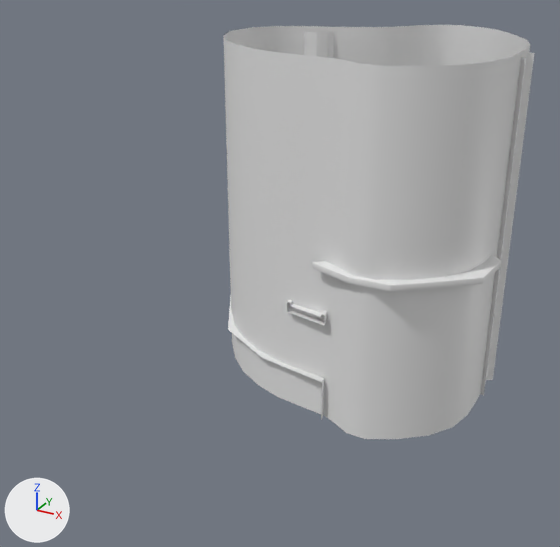
Two versions of the FBX model Assets/Models/enviro.fbx, one commit apart.
Rendered twice from a 50 mm camera at (10.9, -34.9, 20.3) aimed at (-4.5, -6.9, 6.4). The lights are fixed; the arrows at lower left show +X, +Y and +Z. Where no turn or scale is listed for an object, it has been applied to the vertices.
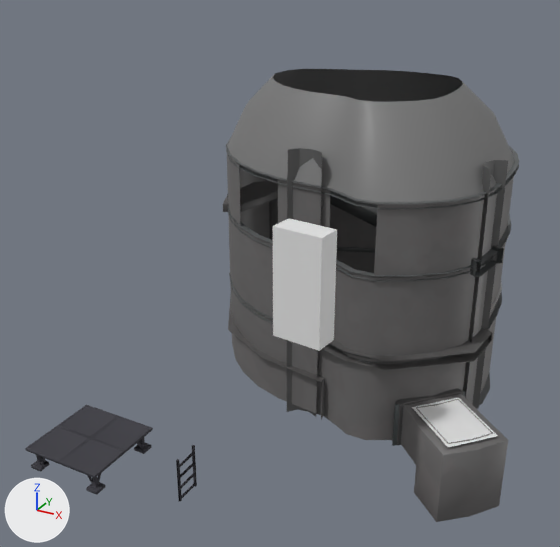
Location of each change, [x1, y1, x2, y2] in pixels of the pictures (560 x 547 px):
'Cylinder.002', deleted
    before: [223, 25, 530, 174]
'wall4', added
    after: [227, 69, 514, 205]
'Cylinder.004', deleted
    before: [226, 124, 516, 272]
'Cylinder.003', recoloured
    both: [228, 202, 505, 360]
'wall01', added
    after: [230, 251, 508, 522]
'Cylinder', deleted
    before: [230, 276, 495, 439]
'wall03', added
    after: [227, 154, 514, 278]
'drabinka', added
    after: [273, 218, 337, 351]
'platform_02', added
    after: [25, 405, 153, 495]
'Cube.008', deleted
    before: [304, 31, 535, 396]
'columns', added (black)
    after: [269, 148, 508, 416]
'breaker01', added
    after: [226, 138, 519, 363]
'Cube.007', deleted
    before: [312, 254, 501, 291]
'tutorial light', added
    after: [412, 398, 498, 447]
'podest03', added
    after: [322, 328, 492, 370]
'bridge', added (black)
    after: [330, 195, 504, 277]
'podest04', added (black)
    after: [223, 180, 278, 212]
'Cube.002', deleted
    before: [228, 295, 325, 419]
'podest02', added
    after: [228, 295, 325, 419]
'doorFrame', added (black)
    after: [395, 388, 463, 446]
'ladder02', added (black)
    after: [176, 445, 197, 502]
'Cube.003', deleted
    before: [287, 300, 327, 325]
'door1', added
    after: [392, 404, 399, 446]
'scoreboard', added
    after: [490, 236, 509, 312]
'door2', added
    after: [462, 391, 465, 397]

Diff of the bpy script that builds the scene:
```diff
--- a/Assets/Models/enviro.fbx.py
+++ b/Assets/Models/enviro.fbx.py
@@ me_cylinder_008 @@
 me_cylinder_008.from_pydata(...)  # 64 vertices, 32 faces; spans x -10.01..3.96, y -8.26..5.97, z 3.99..7.99
+me_cylinder_008.materials.append(mat_w2)  # picture img_enviro1_w2_albedotransparency_png
@@ me_cube_008 @@
+me_cube_008.from_pydata([(-1.07, -0.39, 2.17), (-1.07, -0.39, -2.17), (-0.96, 0.61, 2.17), (-0.96, 0.61, -2.17), (0.96, -0.61, 2.17), (0.96, -0.61, -2.17), (1.07, 0.39, 2.17), (1.07, 0.39, -2.17)], [], [(0, 1, 3, 2), (2, 3, 7, 6), (6, 7, 5, 4), (4, 5, 1, 0), (2, 6, 4, 0), (7, 3, 1, 5)])
@@ me_cylinder_013 @@
+me_cylinder_013.from_pydata([(1.85, -0.13, 0.0), (-1.86, 0.16, 0.0), (-0.35, 1.85, 0.0), (0.34, -1.82, 0.0)], [], [(0, 3, 1, 2)])
+me_cylinder_013.materials.append(mat_l)  # white #e7e7e7
@@ ob_cylinder @@
-ob_cylinder = bpy.data.objects.new('Cylinder', me_cylinder_005)
@@ ob_cube_003 @@
-ob_cube_003 = bpy.data.objects.new('Cube.003', me_cube_006)
@@ ob_cylinder_002 @@
-ob_cylinder_002 = bpy.data.objects.new('Cylinder.002', me_cylinder_007)
@@ ob_cube_002 @@
-ob_cube_002 = bpy.data.objects.new('Cube.002', me_cube_005)
@@ ob_cube_007 @@
-ob_cube_007 = bpy.data.objects.new('Cube.007', me_cube_007)
@@ ob_cylinder_004 @@
-ob_cylinder_004 = bpy.data.objects.new('Cylinder.004', me_cylinder_009)
@@ ob_cube_008 @@
-ob_cube_008 = bpy.data.objects.new('Cube.008', me_cube_011)
@@ ob_wall03 @@
+ob_wall03 = bpy.data.objects.new('wall03', me_cylinder_017)  # 52 vertices, 22 faces; spans x -10.01..3.96, y -8.26..3.77, z 7.71..10.78; in mat_w3 (picture img_enviro1_w3_albedotransparency_png)
+ob_wall03.location = (0.0, 0.0, 0.0)
@@ ob_drabinka @@
+ob_drabinka = bpy.data.objects.new('drabinka', me_cube_008)
+ob_drabinka.location = (-0.62, -12.14, 8.73)
@@ ob_doorframe @@
+ob_doorframe = bpy.data.objects.new('doorFrame', me_cube_012)  # 148 vertices, 146 faces; spans x -1.22..1.22, y -1.31..1.31, z -1.07..1.07; in mat_doorframe (picture img_enviro1_doorframe_albedotransparency_png)
+ob_doorframe.location = (2.75, -6.65, 0.98)
@@ ob_columns @@
+ob_columns = bpy.data.objects.new('columns', me_cube_007_1)  # 132 vertices, 80 faces; spans x -9.61..4.22, y -7.66..3.96, z -0.46..12.22; in mat_col (picture img_enviro1_col_albedotransparency_png)
+ob_columns.location = (0.0, 0.0, 0.0)
@@ ob_bridge @@
+ob_bridge = bpy.data.objects.new('bridge', me_cube_005_1)  # 84 vertices, 56 faces; spans x -8.28..4.5, y -5.63..3.06, z 7.46..8.15; in mat_bridge (picture img_enviro1_bridge_albedotransparency_png)
+ob_bridge.location = (0.0, 0.0, 0.0)
@@ ob_platform_02 @@
+ob_platform_02 = bpy.data.objects.new('platform_02', me_cube_027)  # 986 vertices, 1100 faces; spans x -1.84..1.84, y -1.84..1.84, z 0.0..1.0; in mat_material (black #3b3a42)
+ob_platform_02.location = (-9.06, -15.04, 0.0)
@@ ob_wall01 @@
+ob_wall01 = bpy.data.objects.new('wall01', me_cylinder_002)  # 211 vertices, 182 faces; spans x -10.0..6.5, y -10.2..3.8, z -1.4..4.0; in mat_w1 (picture img_enviro1_w1_albedotransparency_png)
+ob_wall01.location = (0.0, 0.0, 0.0)
@@ ob_door2 @@
+ob_door2 = bpy.data.objects.new('door2', me_cube_014)  # 24 vertices, 26 faces; spans x -0.59..0.59, y -0.64..0.64, z -1.04..1.04; in mat_door (picture img_enviro1_door_albedotransparency_png)
+ob_door2.location = (3.41, -6.15, 0.95)
@@ ob_podest03 @@
+ob_podest03 = bpy.data.objects.new('podest03', me_cube_006_1)  # 72 vertices, 61 faces; spans x -3.47..3.47, y -2.73..2.73, z -0.21..0.21; in mat_pod3 (picture img_enviro1_pod3_albedotransparency_png)
+ob_podest03.location = (1.04, -5.76, 3.99)
@@ ob_door1 @@
+ob_door1 = bpy.data.objects.new('door1', me_cube_015)  # 24 vertices, 26 faces; spans x -0.59..0.59, y -0.64..0.64, z -1.04..1.04; in mat_door (picture img_enviro1_door_albedotransparency_png)
+ob_door1.location = (2.28, -7.4, 0.95)
@@ ob_podest04 @@
+ob_podest04 = bpy.data.objects.new('podest04', me_cylinder_016)  # 72 vertices, 61 faces; spans x -10.21..-5.59, y -3.94..2.68, z 7.97..8.41; in mat_pod4 (picture img_enviro1_pod4_albedotransparency_png)
+ob_podest04.location = (0.0, 0.0, -0.46)
@@ ob_wall4 @@
+ob_wall4 = bpy.data.objects.new('wall4', me_cylinder_012)  # 96 vertices, 64 faces; spans x -10.01..3.96, y -8.26..3.77, z 10.78..14.21; in mat_w4 (picture img_enviro1_w4_albedotransparency_png)
+ob_wall4.location = (0.0, 0.0, 0.0)
@@ ob_ladder02 @@
+ob_ladder02 = bpy.data.objects.new('ladder02', me_cube_016)  # 352 vertices, 270 faces; spans x -0.05..0.05, y -0.57..0.56, z -0.5..1.44; in mat_material (black #3b3a42)
+ob_ladder02.location = (-4.21, -14.97, 0.5)
@@ ob_scoreboard @@
+ob_scoreboard = bpy.data.objects.new('scoreboard', me_cylinder_015)  # 156 vertices, 146 faces; spans x 2.82..4.07, y -2.87..2.23, z 4.64..7.35; in mat_scoreboard (picture img_enviro1_scoreboard_albedotransparency_png)
+ob_scoreboard.location = (0.0, 0.0, 0.0)
@@ ob_podest02 @@
+ob_podest02 = bpy.data.objects.new('podest02', me_cube_001)  # 37 vertices, 27 faces; spans x -10.33..-1.8, y -7.9..2.18, z -0.01..1.99; in mat_pod2 (picture img_enviro1_pod2_albedotransparency_png)
+ob_podest02.location = (0.0, 0.0, 0.0)
@@ ob_breaker01 @@
+ob_breaker01 = bpy.data.objects.new('breaker01', me_cylinder_014)  # 576 vertices, 480 faces; spans x -7.09..7.09, y -7.22..5.03, z -0.14..6.92; in mat_breakers (picture img_enviro1_breakers_albedotransparency_png)
+ob_breaker01.location = (-2.96, -1.13, 3.99)
@@ ob_tutorial_light @@
+ob_tutorial_light = bpy.data.objects.new('tutorial light', me_cylinder_013)
+ob_tutorial_light.location = (4.25, -8.02, 1.99)
```
